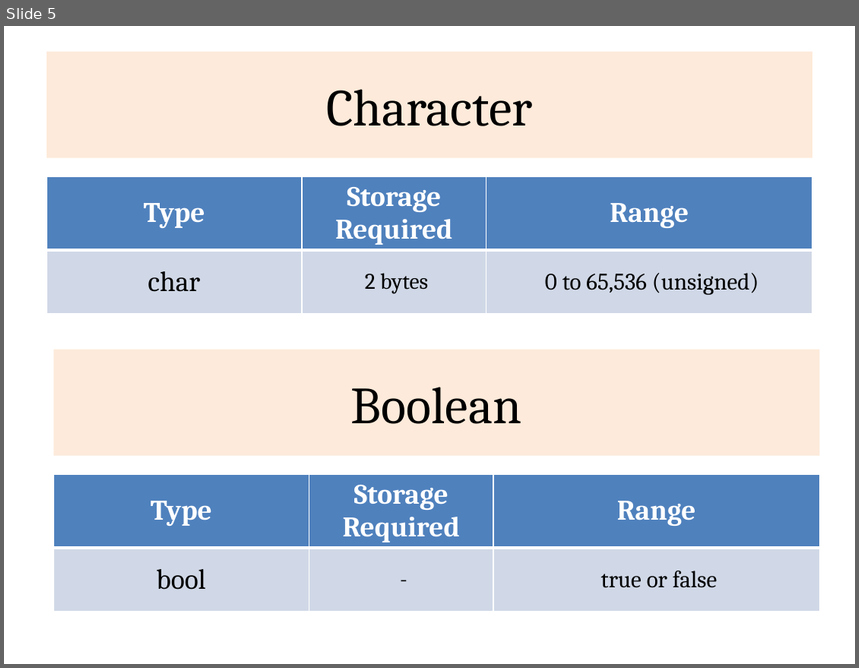
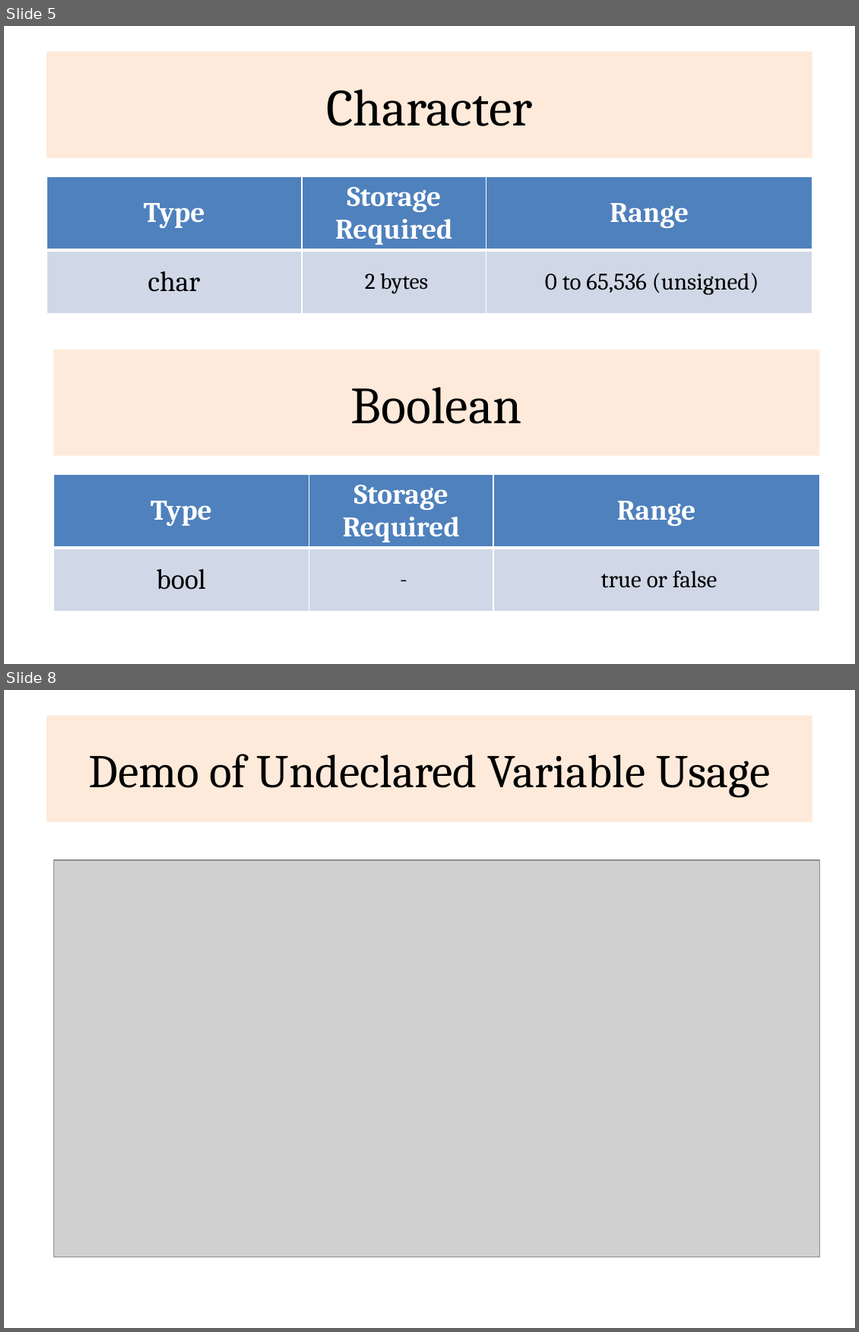
Before and after one commit to rajasekaran36/CS8392-OOPS, a slide deck: Slides/Unit 1/CS8382_U1_6_DataTypes.pptx. Shown one above the other, each under a label of ours: slide 5 before the commit, slides 5 and 8 after it; the slides between them are not shown. The pictures are 859x668 and 859x1332 pixels, drawn with LibreOffice and Linux fonts; fonts in the diff are those of the drawing; grey boxes stand for pictures. Boxes give left, top, right and bottom in pixels: in the first picture for what was removed or moved away, otherwise in the second. Text is boxed around its words. In the diff, an @@ line names an element or a change of style, - is before the commit and + after.

```diff
--- a/Slides/Unit 1/CS8382_U1_6_DataTypes.pptx
+++ b/Slides/Unit 1/CS8382_U1_6_DataTypes.pptx
@@ slide 8 added at [4,690,855,1328], background #FFFFFF @@
@@ title added at [47,716,813,822], fill #FDEADA, 39.6 pt, text #000000 @@
+Demo of Undeclared Variable Usage
@@ picture added at [53,860,819,1258] @@
```
Also in this commit, not shown: 2 other slides added, 1 slide removed, 39 other files.
